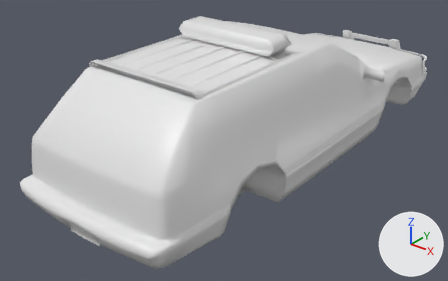
The FBX model Hobby-Work/LeGran/media/models_X/vehicles/LeGranFire.fbx: old version first, new version second.
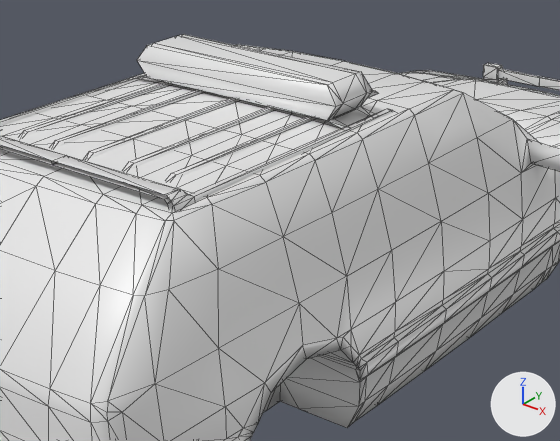
Old and new are each drawn whole from a 50 mm camera at (0.0421, -0.0608, 0.0318) aimed at (-0.0016, -0.0061, -0.0021) and again close up on the part from 25% to 85% of the width and 0% to 74% of the height. Lighting does not change. The marker at lower right points along +X, +Y and +Z. The first two pictures are the older version. The close-ups show mesh edges as thin lines. Where no turn or scale is listed for an object, it has been applied to the vertices.

Before the edit, the objects in view are built like this:
```python
me_cube_006 = bpy.data.meshes.new('Cube.006')
me_cube_006.from_pydata(...)  # 1265 vertices, 2453 faces; spans x -0.0124..0.0124, y -0.0308..0.0315, z -0.0077..0.0097
me_cube_006.materials.append(mat_material)  # its picture is missing
ob_legran = bpy.data.objects.new('LeGran', me_cube_006)
ob_legran.location = (0.0, -0.00005, 0.00304)
```
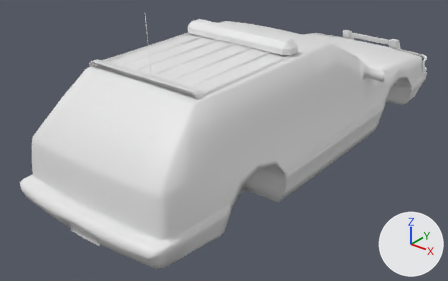
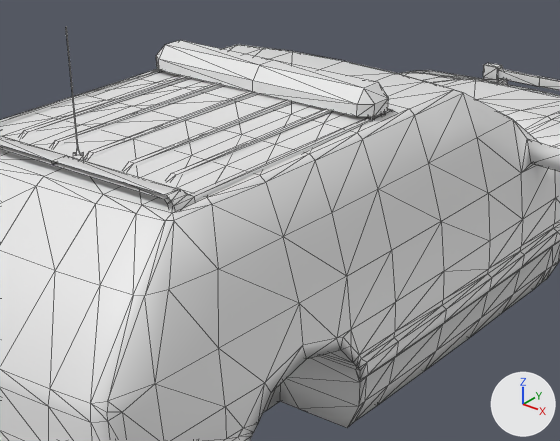
Where the newer file only moved an object's origin or applied its transform, the numbers keep the older frame.

Boxes (x1, y1, x2, y2) around the edits, measured in the close-ups (560 x 441 px):
'LeGran', reshaped: before (0, 34, 560, 441); after (0, 27, 560, 441)
part 1 of me_cube_006, rebuilt (19% shorter): before (136, 34, 377, 129); after (156, 40, 389, 117)
part 2 of me_cube_006, added: after (66, 27, 83, 160)

Patch to the scene script:
```diff
--- a/Hobby-Work/LeGran/media/models_X/vehicles/LeGranFire.fbx.py
+++ b/Hobby-Work/LeGran/media/models_X/vehicles/LeGranFire.fbx.py
@@ me_cube_006 @@
 # used by ob_legran; location = (0.0, -0.00005, 0.00304)
-me_cube_006.from_pydata(...)  # 1265 vertices, 2453 faces; spans x -0.0124..0.0124, y -0.0308..0.0315, z -0.0077..0.0097
+me_cube_006.from_pydata(...)  # 1312 vertices, 2513 faces; spans x -0.0124..0.0124, y -0.0308..0.0315, z -0.0077..0.014
+# me_cube_006 part 1: the loose piece of 32 vertices spanning x -0.0072..0.0073, y -0.0082..-0.0049, z 0.0076..0.0097 is rebuilt with 26 vertices and now spans x -0.0074..0.0074, y -0.0063..-0.0039, z 0.0077..0.0091
+# me_cube_006 part 2: a new loose piece of 21 vertices spanning x -0.0003..0.0003, y -0.02..-0.0194, z 0.0074..0.014, in mat_material (its picture is missing)
+# other edits to the shape of me_cube_006 do not show in these pictures
 me_cube_006.materials.append(mat_material)
```
